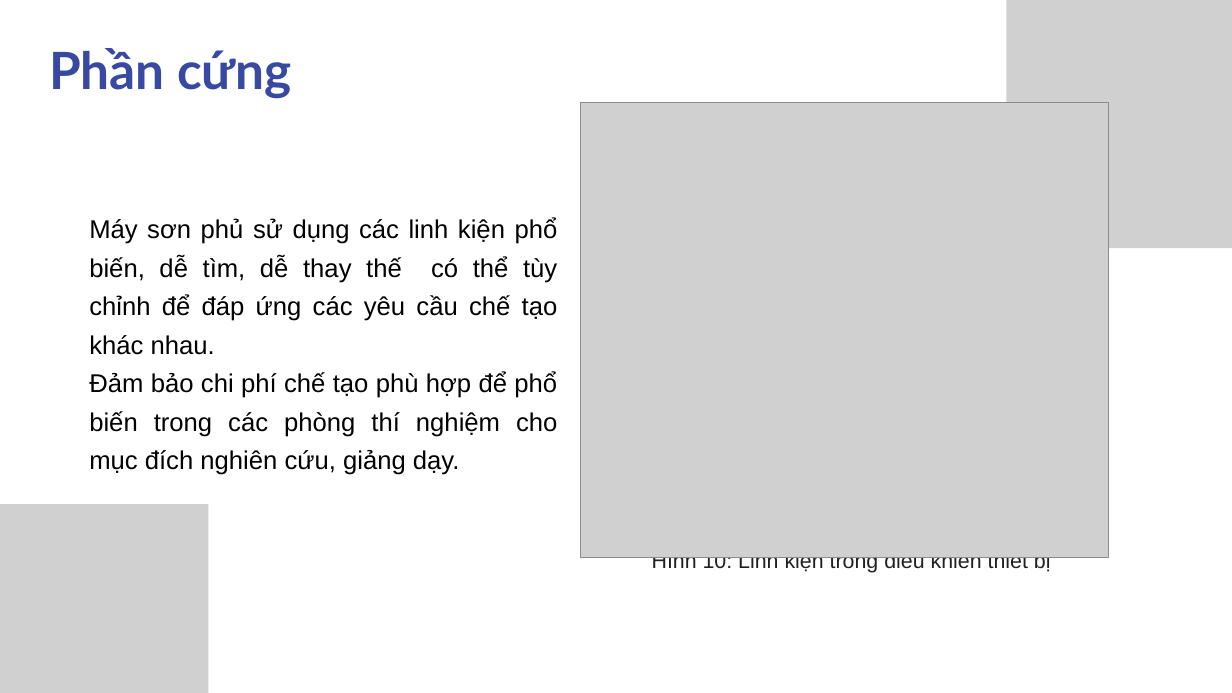
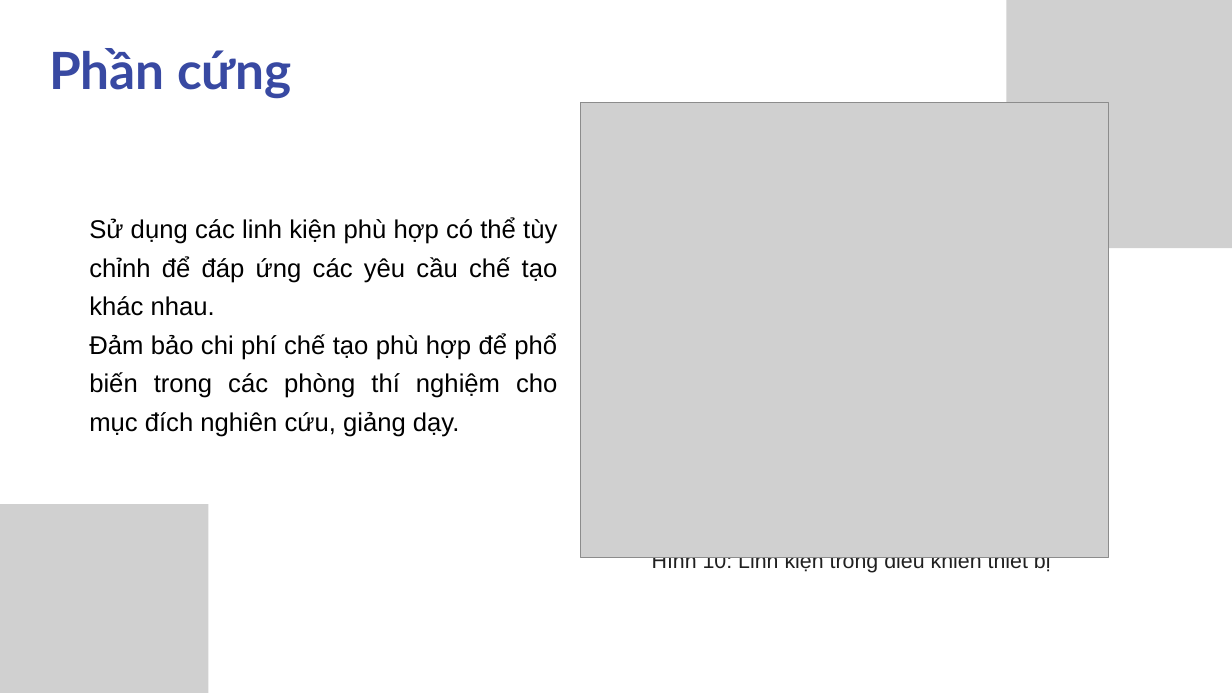
Before and after one commit to sptjerry19/bladecoating, a slide deck: slide 13 of reports/slide/Thiet-ke-Che-tao-May-Trang-Phu-Mang-Mong-ung-dung-trong-linh-kien-chuyen-doi-djien-nang-24032025.pptx (slide 11 before the commit). Drawn at 1232x693 pixels with LibreOffice and Linux fonts; fonts in the diff are those of the drawing; grey boxes stand for pictures. Boxes give left, top, right and bottom in pixels: in the first picture for what was removed or moved away, otherwise in the second. Text is boxed around its words. In the diff, an @@ line names an element or a change of style, - is before the commit and + after.

```diff
--- a/reports/slide/Thiet-ke-Che-tao-May-Trang-Phu-Mang-Mong-ung-dung-trong-linh-kien-chuyen-doi-djien-nang-24032025.pptx
+++ b/reports/slide/Thiet-ke-Che-tao-May-Trang-Phu-Mang-Mong-ung-dung-trong-linh-kien-chuyen-doi-djien-nang-24032025.pptx
@@ text at bbox=[89, 217, 558, 316]: text changed @@
-Máy sơn phủ sử dụng các linh kiện phổ biến, dễ tìm, dễ thay thế có thể tùy chỉnh để đáp ứng các yêu cầu chế tạo khác nhau.
+Sử dụng các linh kiện phù hợp có thể tùy chỉnh để đáp ứng các yêu cầu chế tạo khác nhau.
```
Also in this commit, not shown: 6 other slides changed, 4 slides added, 1 slide removed.
